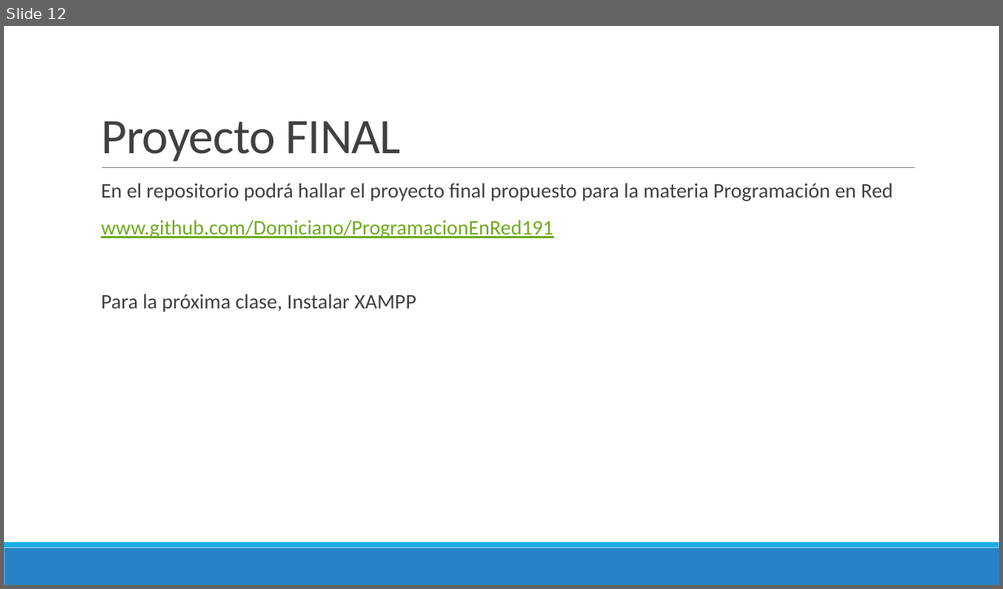
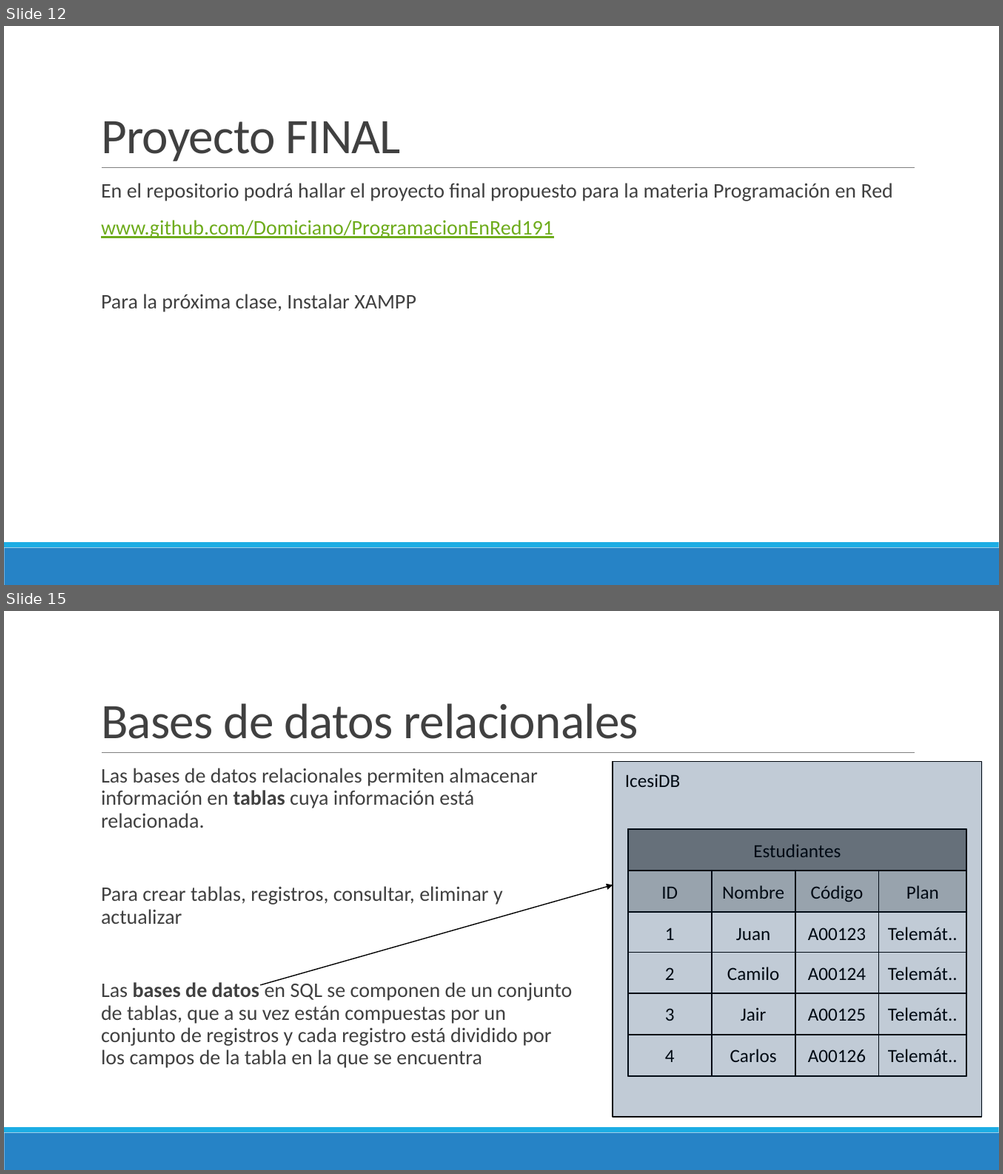
Before and after one commit to Domiciano/ProgramacionEnRed191, a slide deck: Semana 9/Presentación.pptx. Shown one above the other, each under a label of ours: slide 12 before the commit, slides 12 and 15 after it; the slides between them are not shown. The pictures are 1003x589 and 1003x1174 pixels, drawn with LibreOffice and Linux fonts; fonts in the diff are those of the drawing. Boxes give left, top, right and bottom in pixels: in the first picture for what was removed or moved away, otherwise in the second. Text is boxed around its words. In the diff, an @@ line names an element or a change of style, - is before the commit and + after.

```diff
--- a/Semana 9/Presentación.pptx
+++ b/Semana 9/Presentación.pptx
@@ slide 15 added at bbox=[4, 611, 999, 1170], background #FFFFFF; not listed: 3 template elements that a slide beside it also shows @@
@@ title added at bbox=[101, 703, 639, 739], 48 pt, text #404040 @@
+Bases de datos relacionales
@@ rectangle added at bbox=[613, 762, 982, 1118], fill #F2F2F2, outline #000000 1.25 pt @@
@@ rectangle added at bbox=[614, 762, 982, 1118], fill #003366 at 20% opacity @@
@@ text added at bbox=[101, 768, 572, 1068], 20 pt, text #404040 @@
+  Las bases de datos relacionales permiten almacenar información en tablas cuya información está relacionada.
+  Para crear tablas, registros, consultar, eliminar y actualizar
+  Las bases de datos en SQL se componen de un conjunto de tablas, que a su vez están compuestas por un conjunto de registros y cada registro está dividido por los campos de la tabla en la que se encuentra
@@ text added at bbox=[625, 774, 680, 787], 18 pt, text #000000 @@
+IcesiDB
@@ rectangle added at bbox=[628, 829, 967, 1076], fill #F2F2F2, outline #000000 1.25 pt @@
@@ rectangle added at bbox=[628, 829, 967, 871], fill #808080, outline #000000 1.25 pt, 18 pt, text #000000 @@
+Estudiantes
@@ rectangle added at bbox=[628, 871, 711, 912], fill #BFBFBF, outline #000000 1.25 pt, 18 pt, text #000000 @@
+ID
@@ rectangle added at bbox=[711, 871, 795, 912], fill #BFBFBF, outline #000000 1.25 pt, 18 pt, text #000000 @@
+Nombre
@@ rectangle added at bbox=[795, 871, 879, 912], fill #BFBFBF, outline #000000 1.25 pt, 18 pt, text #000000 @@
+Código
@@ rectangle added at bbox=[879, 871, 967, 912], fill #BFBFBF, outline #000000 1.25 pt, 18 pt, text #000000 @@
+Plan
@@ arrow added from (261, 985) to (613, 886), #000000 1 pt @@
@@ rectangle added at bbox=[628, 912, 711, 954], fill #F2F2F2, outline #000000 1.25 pt, 18 pt, text #000000 @@
+1
@@ rectangle added at bbox=[711, 912, 795, 954], fill #F2F2F2, outline #000000 1.25 pt, 18 pt, text #000000 @@
+Juan
@@ rectangle added at bbox=[795, 912, 879, 954], fill #F2F2F2, outline #000000 1.25 pt, 18 pt, text #000000 @@
+A00123
@@ rectangle added at bbox=[879, 912, 967, 954], fill #F2F2F2, outline #000000 1.25 pt, 18 pt, text #000000 @@
+Telemát..
@@ rectangle added at bbox=[628, 953, 711, 994], fill #F2F2F2, outline #000000 1.25 pt, 18 pt, text #000000 @@
+2
@@ rectangle added at bbox=[711, 953, 795, 994], fill #F2F2F2, outline #000000 1.25 pt, 18 pt, text #000000 @@
+Camilo
@@ rectangle added at bbox=[795, 953, 879, 994], fill #F2F2F2, outline #000000 1.25 pt, 18 pt, text #000000 @@
+A00124
@@ rectangle added at bbox=[879, 953, 967, 994], fill #F2F2F2, outline #000000 1.25 pt, 18 pt, text #000000 @@
+Telemát..
@@ rectangle added at bbox=[628, 994, 711, 1036], fill #F2F2F2, outline #000000 1.25 pt, 18 pt, text #000000 @@
+3
@@ rectangle added at bbox=[711, 994, 795, 1036], fill #F2F2F2, outline #000000 1.25 pt, 18 pt, text #000000 @@
+Jair
@@ rectangle added at bbox=[795, 994, 879, 1036], fill #F2F2F2, outline #000000 1.25 pt, 18 pt, text #000000 @@
+A00125
@@ rectangle added at bbox=[879, 994, 967, 1036], fill #F2F2F2, outline #000000 1.25 pt, 18 pt, text #000000 @@
+Telemát..
@@ rectangle added at bbox=[628, 1035, 711, 1076], fill #F2F2F2, outline #000000 1.25 pt, 18 pt, text #000000 @@
+4
@@ rectangle added at bbox=[711, 1035, 795, 1076], fill #F2F2F2, outline #000000 1.25 pt, 18 pt, text #000000 @@
+Carlos
@@ rectangle added at bbox=[795, 1035, 879, 1076], fill #F2F2F2, outline #000000 1.25 pt, 18 pt, text #000000 @@
+A00126
@@ rectangle added at bbox=[879, 1035, 967, 1076], fill #F2F2F2, outline #000000 1.25 pt, 18 pt, text #000000 @@
+Telemát..
```
Also in this commit, not shown: 18 other slides added.
